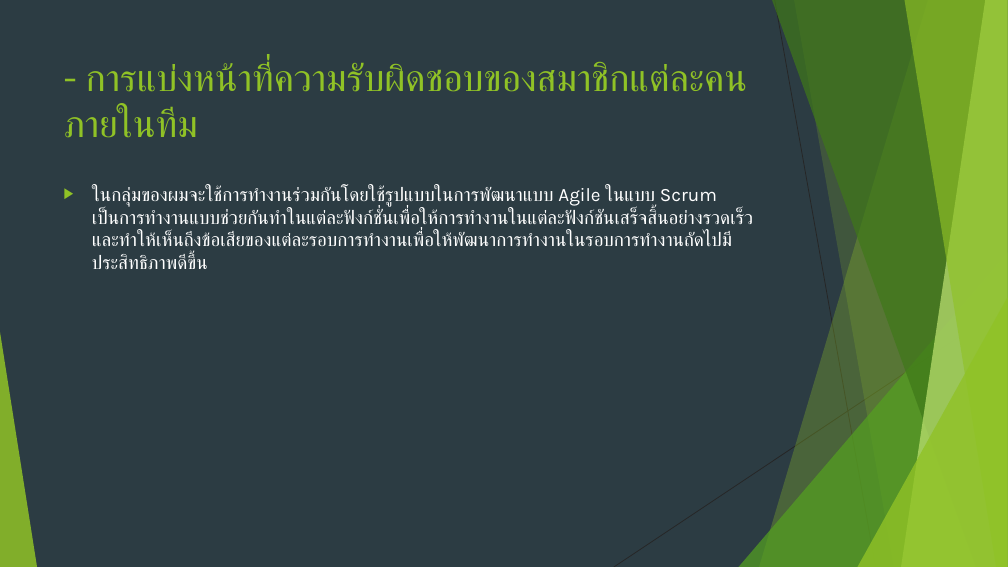
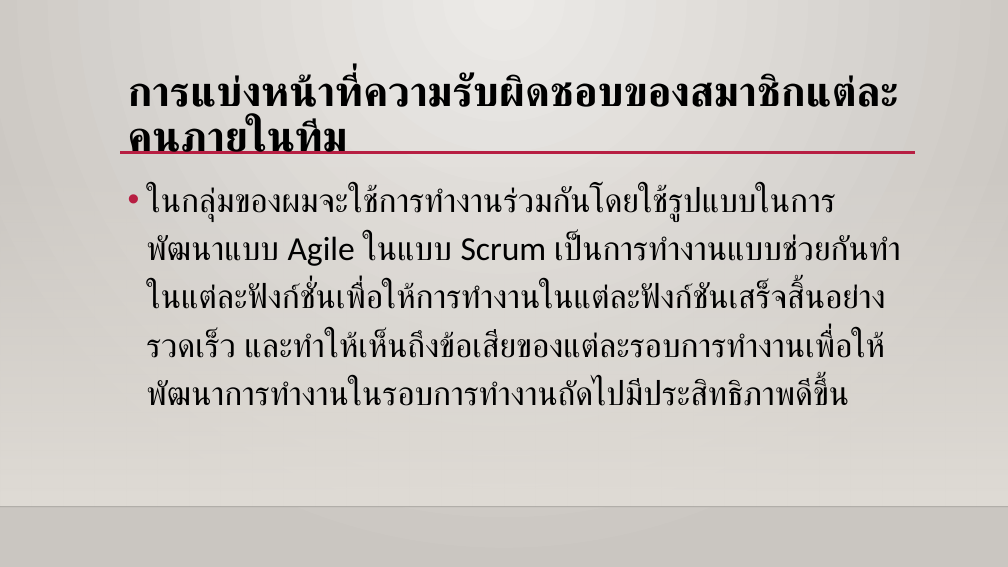
Before and after one commit to MrKriKri/project1, a slide deck: slide 6 of Diabetes Healthy.pptx. Drawn at 1008x567 pixels with LibreOffice and Linux fonts; fonts in the diff are those of the drawing; background and template pictures are left out. Boxes give left, top, right and bottom in pixels: in the first picture for what was removed or moved away, otherwise in the second. Text is boxed around its words. In the diff, an @@ line names an element or a change of style, - is before the commit and + after.

Commit message:
update ppt

```diff
--- a/Diabetes Healthy.pptx
+++ b/Diabetes Healthy.pptx
@@ background #2C3C43 to gradient #ECEAE7 to #CAC7C1 @@
@@ title at [128,74,898,154]: text changed; size 36 to 40 pt; font Karla to Calibri; text colour #90C226 to #000000; bold on @@
-- การแบ่งหน้าที่ความรับผิดชอบของสมาชิกแต่ละคนภายในทีม
+การแบ่งหน้าที่ความรับผิดชอบของสมาชิกแต่ละคนภายในทีม
@@ rectangle added at [0,167,1008,507], fill gradient #DFDBD5 @@
@@ text "ในกลุ่มของผมจะใช้การทำงานร่วมกันโดยใช้รูปแบบในการพัฒนาแบบ Ag ...": place and size @@
-text "ในกลุ่มของผมจะใช้การทำงานร่วมกันโดยใช้รูปแบบในการพัฒนาแบบ Ag ..." at [92,186,753,269]
+text "ในกลุ่มของผมจะใช้การทำงานร่วมกันโดยใช้รูปแบบในการพัฒนาแบบ Ag ..." at [146,186,901,406]
@@ text "ในกลุ่มของผมจะใช้การทำงานร่วมกันโดยใช้รูปแบบในการพัฒนาแบบ Ag ..." at [146,186,901,406]: size 18 to 32 pt, font Karla to Calibri, text colour #FFFFFF to #000000; bullet ▶ to •; line spacing 1 to 1.2; bullet colour #90C226 to #B71E42 @@
@@ line added from (120, 153) to (915, 153), #B71E42 2.5 pt @@
@@ group removed at [0,0,1008,567]: 5 freeform shapes, 3 triangles, 2 lines @@
@@ line added from (0, 507) to (1008, 507), #000001 1 pt @@
```
Also in this commit, not shown: 4 other slides changed, 13 slides added, 4 slides removed, 2 other files.
